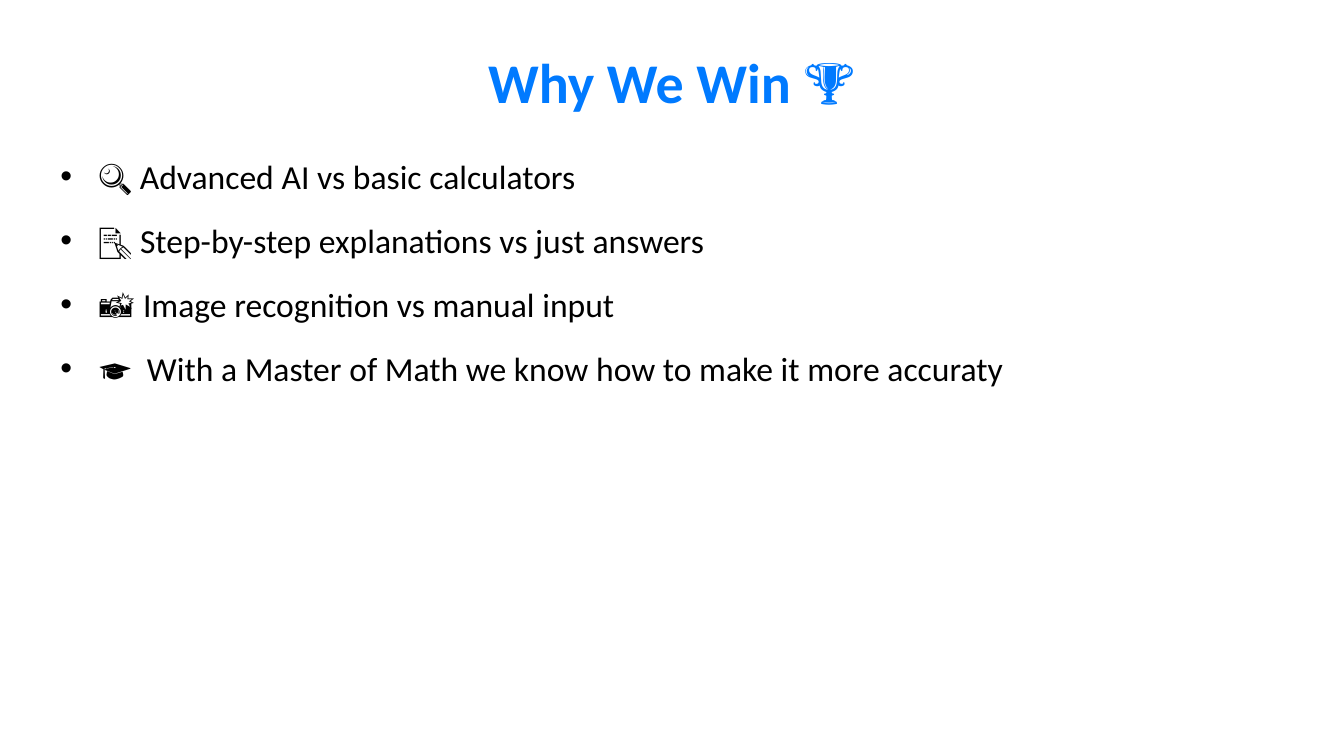
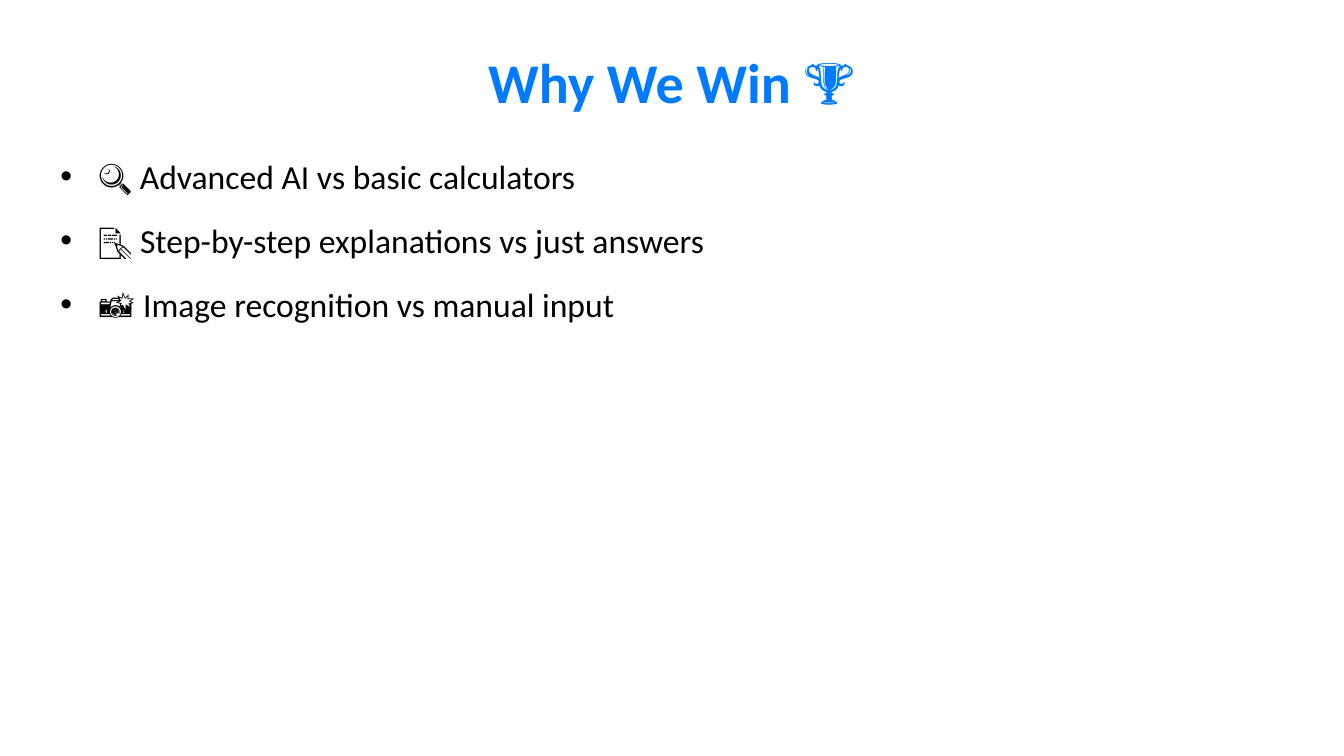
Before and after one commit to lskenkf/math_solver, a slide deck: slide 11 of Math_Solver_Refined_Presentation.pptx (slide 10 before the commit). Drawn at 1344x756 pixels with LibreOffice and Linux fonts; fonts in the diff are those of the drawing. Boxes give left, top, right and bottom in pixels: in the first picture for what was removed or moved away, otherwise in the second. Text is boxed around its words. In the diff, an @@ line names an element or a change of style, - is before the commit and + after.

```diff
--- a/Math_Solver_Refined_Presentation.pptx
+++ b/Math_Solver_Refined_Presentation.pptx
@@ text at (147, 357, 1002, 387): paragraph removed @@
-• 🎓 With a Master of Math we know how to make it more accuraty
```
Also in this commit, not shown: 4 other slides changed, 3 slides added, 1 slide removed, 29 other files.
